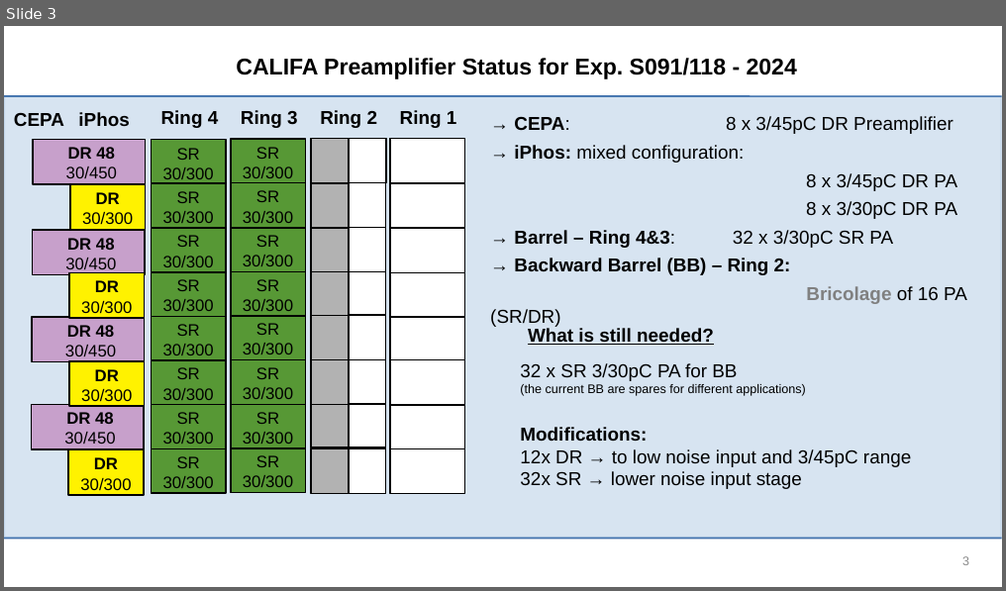
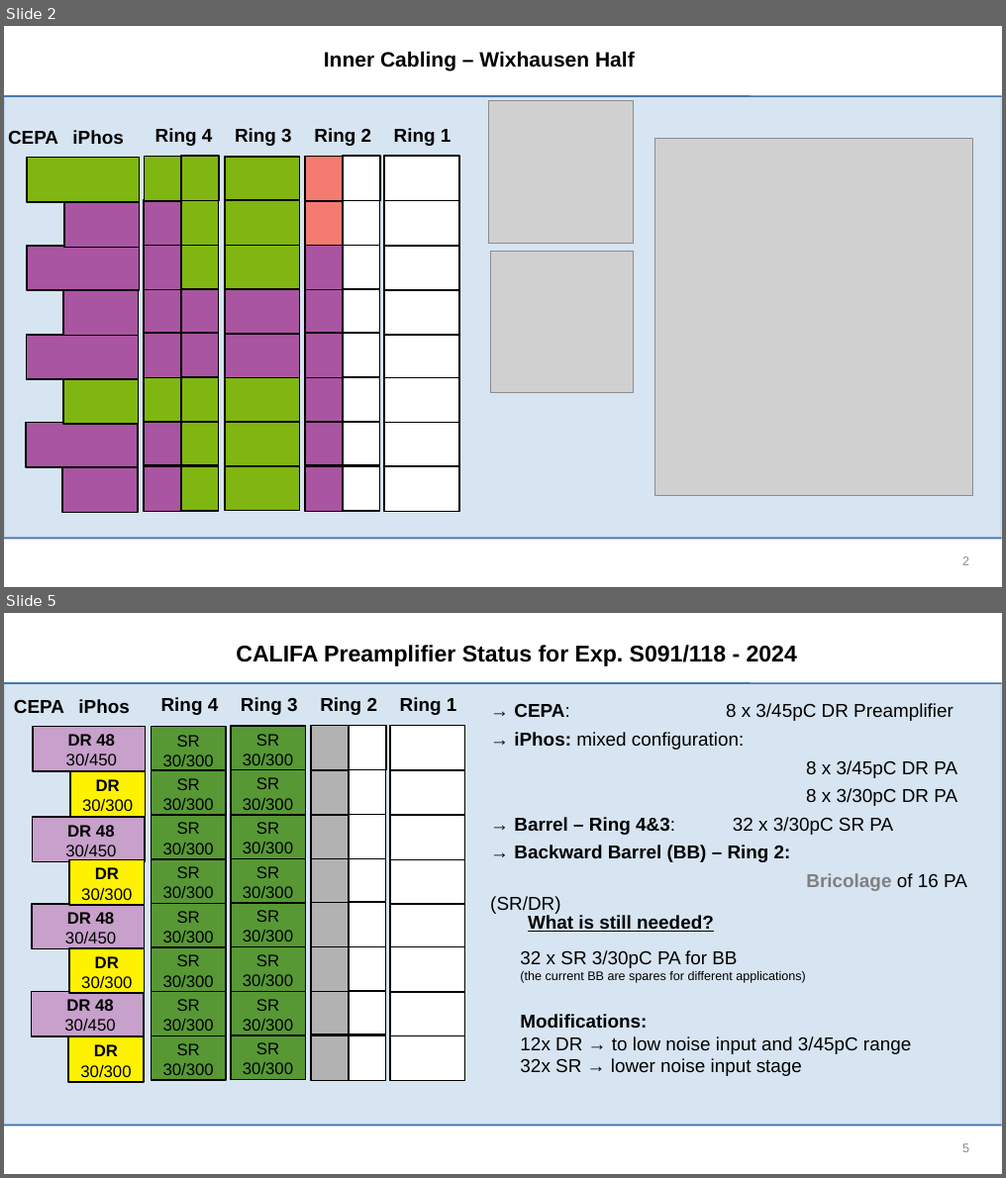
Before and after one commit to jenegger/r3bweek_24_paris, a slide deck: wg_califa_meeting_18_10_2024.odp. Shown one above the other, each under a label of ours: slide 3 before the commit, slides 2 and 5 after it; the slides between them are not shown. The pictures are 1006x591 and 1006x1178 pixels, drawn with LibreOffice and Linux fonts; fonts in the diff are those of the drawing; grey boxes stand for pictures; background and template pictures are left out. Boxes give left, top, right and bottom in pixels: in the first picture for what was removed or moved away, otherwise in the second. Text is boxed around its words. In the diff, an @@ line names an element or a change of style, - is before the commit and + after.

Commit message:
started with inner cabling...

```diff
--- a/wg_califa_meeting_18_10_2024.odp
+++ b/wg_califa_meeting_18_10_2024.odp
@@ slide 2 added at (4, 26, 1002, 587), background #FFFFFF; not listed: 3 template elements that a slide beside it also shows @@
@@ text added at (324, 51, 635, 71), 20 pt, text #000000, bold @@
+Inner Cabling – Wixhausen Half
@@ picture added at (489, 101, 633, 243) @@
@@ picture added at (655, 138, 973, 496) @@
@@ group added at (8, 128, 459, 513): 56 rectangles, 6 texts @@
+iPhos
+Ring 4
+Ring 3
+Ring 2
+Ring 1
+CEPA
@@ picture added at (491, 252, 633, 393) @@
@@ page number added at (962, 557, 969, 566), 12 pt, text #8B8B8B @@
+2
@@ what was slide 3 is now slide 5 @@
@@ page number at (962, 1144, 969, 1153): text changed @@
-3
+5
```
Also in this commit, not shown: 2 slides changed, 3 other slides added, 1 slide removed, 5 other files.
